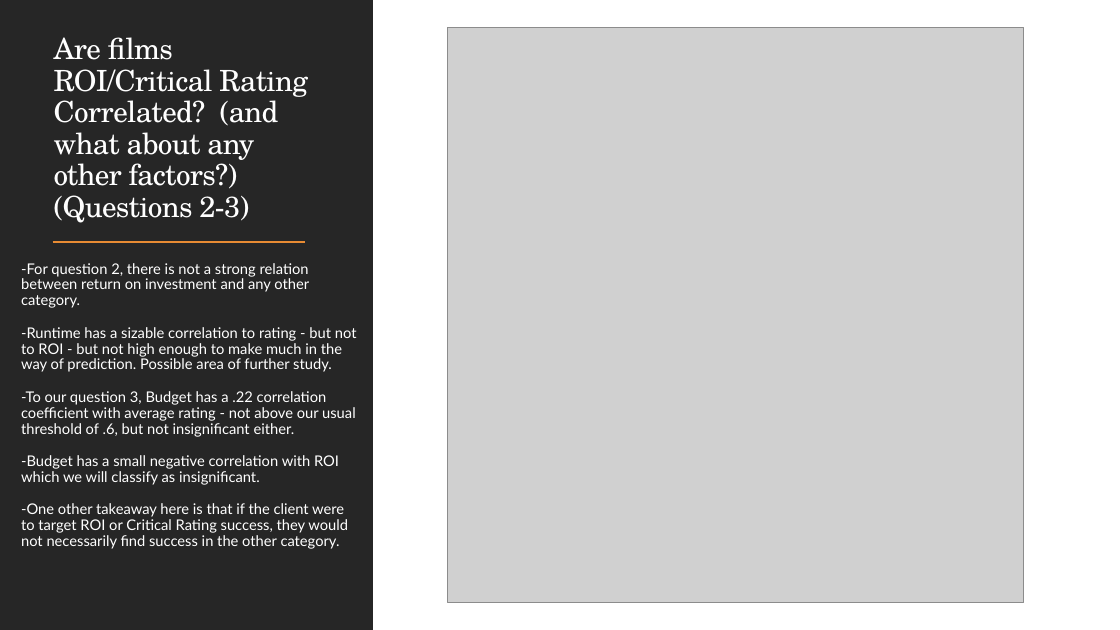
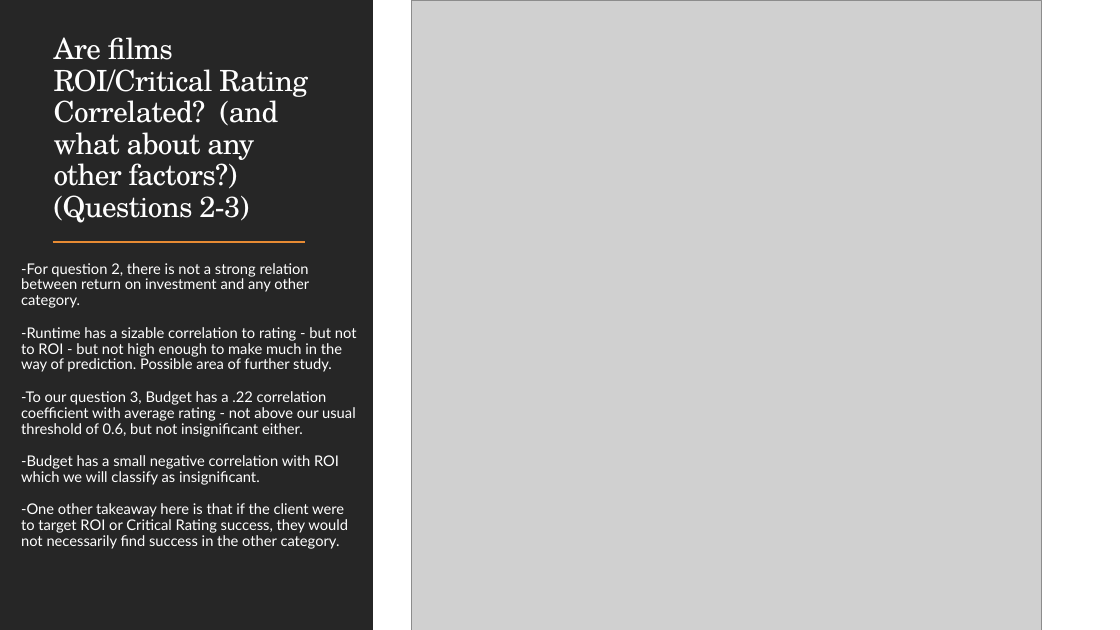
Before and after one commit to ericthansen/dsc-mod-1-project-v2-1-online-ds-sp-000, a slide deck: slide 4 of Movie Studio Feasibility.pptx. Drawn at 1120x630 pixels with LibreOffice and Linux fonts; fonts in the diff are those of the drawing; grey boxes stand for pictures. Boxes give left, top, right and bottom in pixels: in the first picture for what was removed or moved away, otherwise in the second. Text is boxed around its words. In the diff, an @@ line names an element or a change of style, - is before the commit and + after.

```diff
--- a/Movie Studio Feasibility.pptx
+++ b/Movie Studio Feasibility.pptx
@@ picture: place and size @@
-picture at [448,27,1023,602]
+picture at [412,0,1042,630]
@@ text at [21,391,356,437]: text changed @@
-  -To our question 3, Budget has a .22 correlation coefficient with average rating - not above our usual threshold of .6, but not insignificant either.
+  -To our question 3, Budget has a .22 correlation coefficient with average rating - not above our usual threshold of 0.6, but not insignificant either.
```
Also in this commit, not shown: 5 other slides changed, 16 other files.
